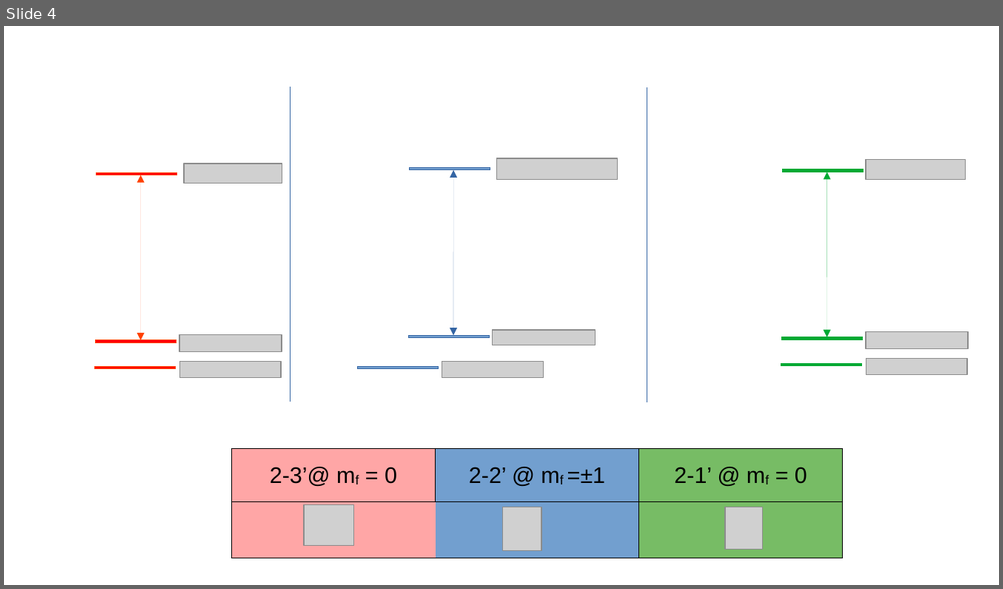
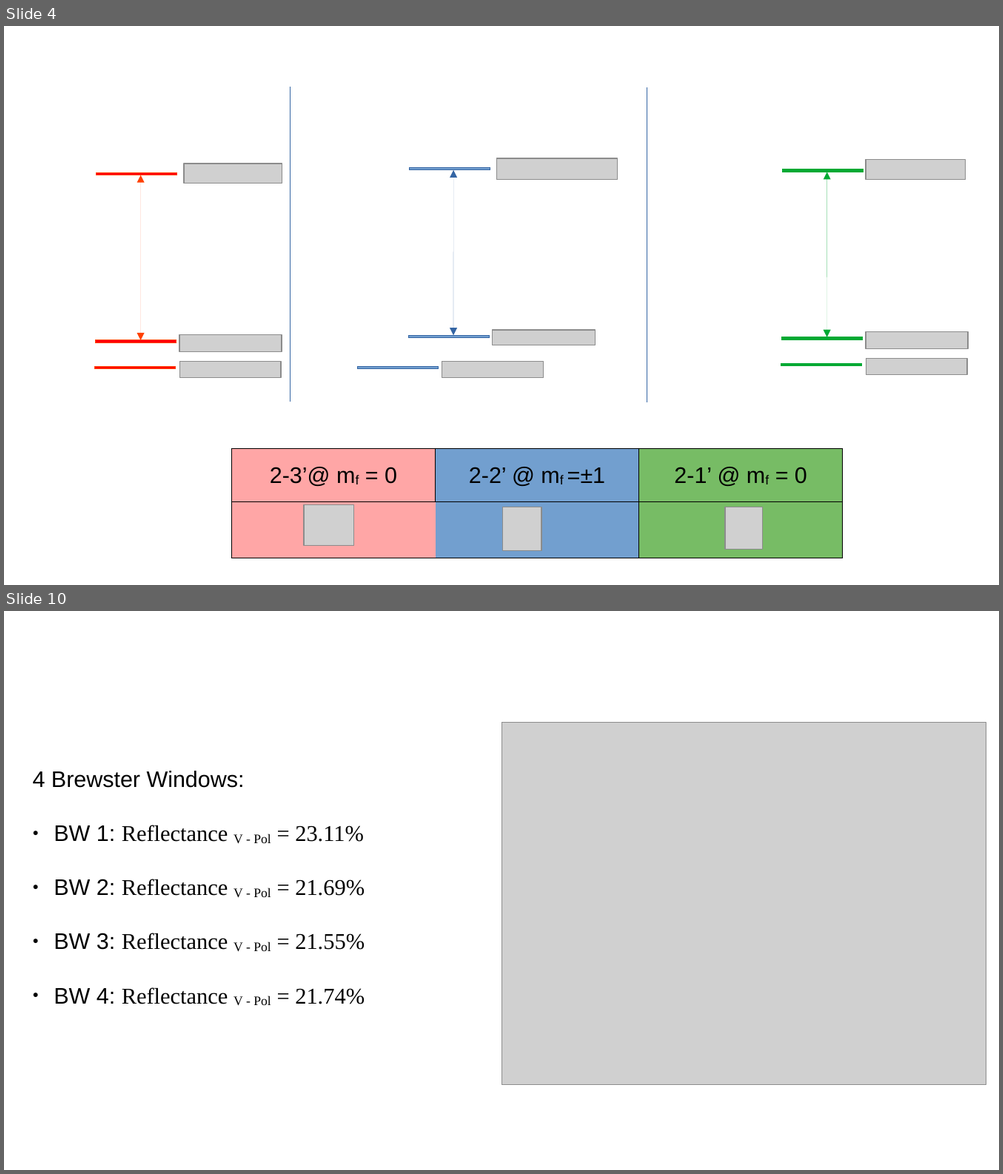
Before and after one commit to leart-zuka/Master_Thesis, a slide deck: presentations/lab_report_22_10_2025.odp. Shown one above the other, each under a label of ours: slide 4 before the commit, slides 4 and 10 after it; the slides between them are not shown. The pictures are 1003x589 and 1003x1174 pixels, drawn with LibreOffice and Linux fonts; fonts in the diff are those of the drawing; grey boxes stand for pictures. Boxes give left, top, right and bottom in pixels: in the first picture for what was removed or moved away, otherwise in the second. Text is boxed around its words. In the diff, an @@ line names an element or a change of style, - is before the commit and + after.

```diff
--- a/presentations/lab_report_22_10_2025.odp
+++ b/presentations/lab_report_22_10_2025.odp
@@ slide 10 added at [4, 611, 999, 1170], background #FFFFFF @@
@@ picture added at [502, 722, 986, 1085] @@
@@ text added at [33, 771, 364, 1005], 18 pt, text #000000 @@
+4 Brewster Windows:
+● BW 1: Reflectance V - Pol = 23.11%
+● BW 2: Reflectance V - Pol = 21.69%
+● BW 3: Reflectance V - Pol = 21.55%
+● BW 4: Reflectance V - Pol = 21.74%
```
Also in this commit, not shown: 1 slide changed, 7 other slides added, 3 slides removed, 1 other file.
